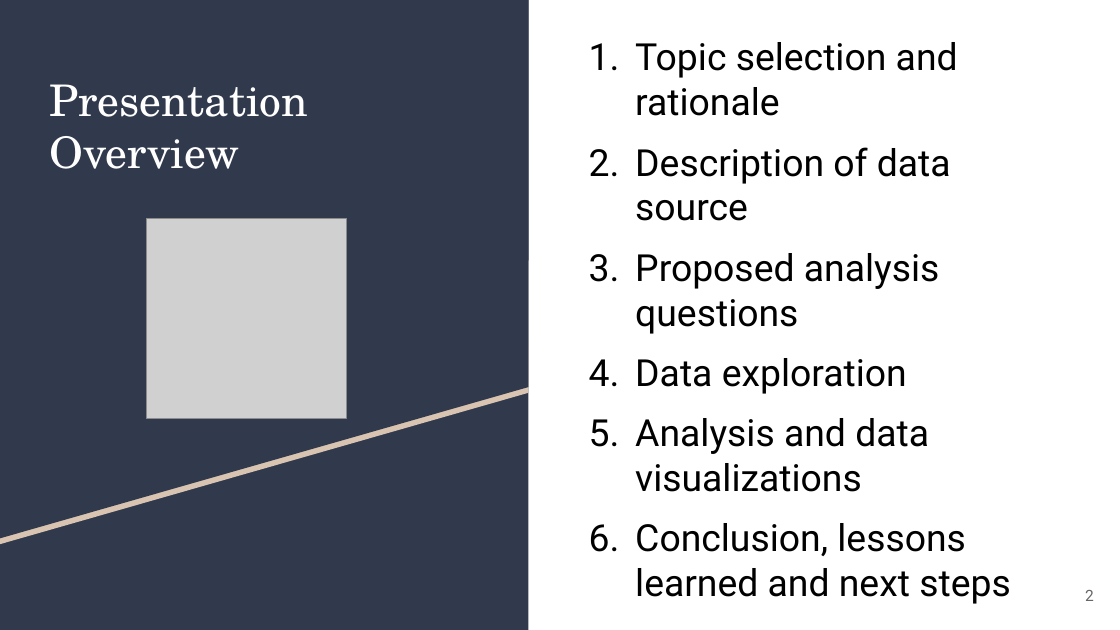
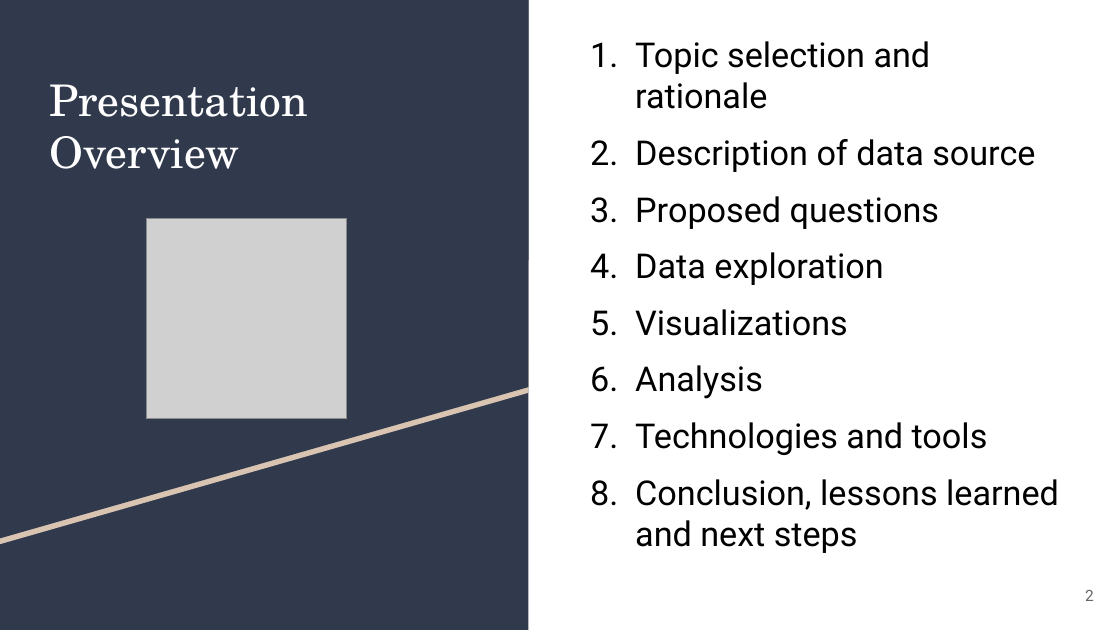
Before and after one commit to AaraniSivasekaram/Predictive_Modelling_Project, a slide deck: slide 2 of Vaccine Hesitancy Presentation.pptx. Drawn at 1120x630 pixels with LibreOffice and Linux fonts; fonts in the diff are those of the drawing; grey boxes stand for pictures. Boxes give left, top, right and bottom in pixels: in the first picture for what was removed or moved away, otherwise in the second. Text is boxed around its words. In the diff, an @@ line names an element or a change of style, - is before the commit and + after.

```diff
--- a/Vaccine Hesitancy Presentation.pptx
+++ b/Vaccine Hesitancy Presentation.pptx
@@ text at bbox=[635, 41, 1059, 553]: size 24 to 22 pt in "Topic selection and rationale", "Description of data source", "Data exploration", "Conclusion, lessons learned and next steps"; indent changed @@
@@ text at bbox=[635, 196, 939, 229]: text changed; size 24 to 22 pt @@
-3. Proposed analysis questions
+3. Proposed questions
@@ text at bbox=[635, 309, 988, 455]: text changed; size 24 to 22 pt @@
-5. Analysis and data visualizations
+5. Visualizations
+6. Analysis
+7. Technologies and tools
```
Also in this commit, not shown: 5 other slides changed, 4 slides added, 10 slides removed.
